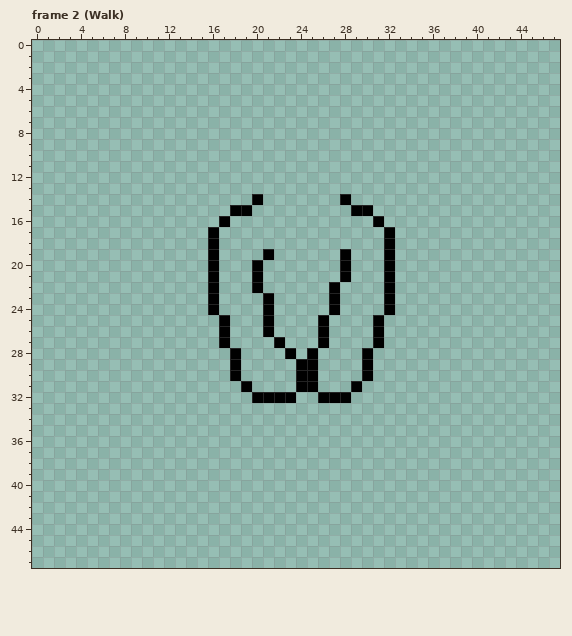
Pixel-art file: TerraGuardian Sprites/Dog Guardian.aseprite. Above, as it was before the edit.
48x48 pixels, 27 frames. Shown: frame 2 (Walk). The commit also changed other frames, which this record leaves out.
After the commit:
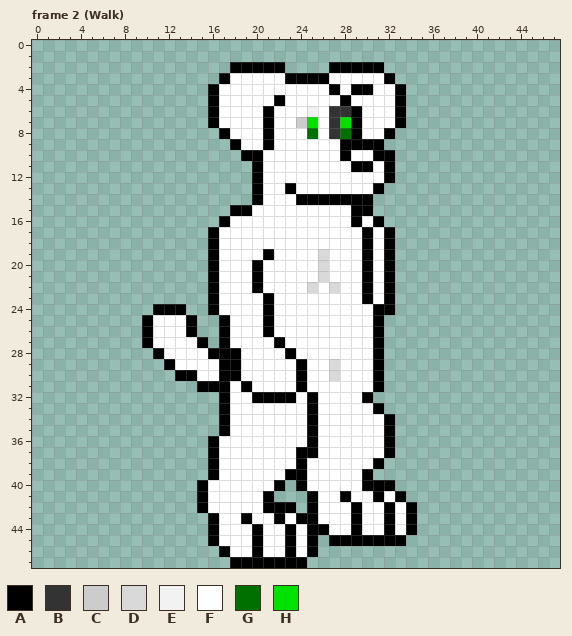
Palette (. is transparent): A #000000  B #333333  C #cccccc  D #d9d9d9  E #f2f2f2  F #ffffff  G #007000  H #00e100
The edit:
layer "Left Leg" now shown
layer "Right Leg" now shown
layer "Tail" now shown
layer "Body" now shown
layer "Head" now shown
layer "White" now shown
layer "Eyes" now shown
Changed rows in their new state; - is an unchanged pixel.
Frame 2 (Walk):
first column x 10:
 2 --------AAAAA----AAAAA---
 3 -------AFFFFFAAAAFFFFFA--
 4 ------AFFFFFFFFFFAFAAFFA-
 5 ------AFFFFFAFFFFFAFFFFA-
 6 ------AFFFFAFFFEFBBAFFFA-
 7 ------AFFFFAFFCHFBHAFFFA-
 8 -------AFFFAFFFGFBGAFFA--
 9 --------AFFAFFFFFFAAAA---
10 ---------AAFFFFFFFAFFAA--
11 ----------AFFFFFFFFAAFA--
12 ----------AFFFFFFFFFFFA--
13 ----------AFFAFFFFFFFA---
14 -----------FFFAAAA-AA----
15 ----------FFFFFFFFF------
16 --------FFFFFFFFFFFAF----
17 -------FFFFFFFFFFFFFAF---
18 -------FFFFFFFFFFFFFAF---
19 -------FFFF-FFFFDFFFAF---
20 -------FFF-FFFFFDFFFAF---
21 -------FFF-FFFFFDFFFAF---
22 -------FFF-FFFFDFDFFAF---
23 -------FFFF-FFFFFFFFAF---
24 -AAA---FFFF-FFFFFFFFFA---
25 AFFFA---FFF-FFFFFFFFF----
26 AFFFA---FFF-FFFFFFFFF----
27 AFFFFA--FFFF-FFFFFFFF----
28 -AFFFFAA-FFFF-FFFFFFFA---
29 --AFFFFA-FFFFF-FFDFFFA---
30 ---AAFFA-FFFFF-FFDFFFA---
31 -----AAAF-FFFF-FFFFFFA---
32 -------AFF----FAFFFFA----
33 -------AFFFFFFFAFFFFFA---
34 -------AFFFFFFFAFFFFFFA--
35 -------AFFFFFFFAFFFFFFA--
36 ------AFFFFFFFFAFFFFFFA--
37 ------AFFFFFFFAAFFFFFFA--
38 ------AFFFFFFFAFFFFFFA---
39 ------AFFFFFFAAFFFFFA----
40 -----AFFFFFFA-AFFFFFAAA--
41 -----AFFFFFA---AFFAFFAFA-
42 -----AFFFFFAAA-AFFFAFFAFA
43 ------AFFAFFAFAAFFFAFFAFA
44 ------AFFFAFFAFAAFFAFFAFA
45 ------AFFFAFFAFA-AAAAAAA-
46 -------AFFAFFAFA---------
47 --------AAAAAAA----------
Boxes around the changes in both pictures, in picture pixels (x1, y1, x2, y2):
changed: (142, 62, 417, 568)
